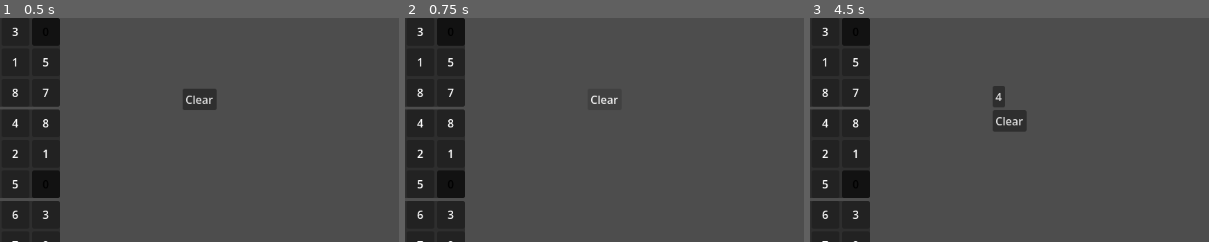
Above: before the commit, frames 1-3 (left to right).
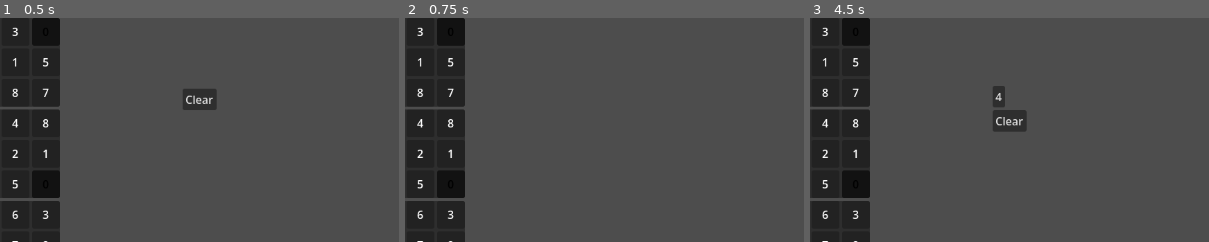
Above: after the commit, the same moments.

Repository: Tkach-Illia/Sudoku
Game: Godot game, scene res://scenes/main.tscn
Same seed, same stepped clock (60 frames per second), same inputs: the game is played once before the commit and once after it.
Inputs (mouse positions are % of the whole screen's width and height, from its top left):
- Up to frame 1 (0.5 s): no input
- Up to frame 2 (0.75 s): click "Clear" at 0.5 s
- Up to frame 3 (4.5 s): click (52, 18) at 1.25 s, where only the run before the commit has a clickable "Clear"; click (52, 18) at 2 s, where only the run before the commit has a clickable "Clear"; tap Enter at 2.75, 4.25 s; move the mouse to (2, 3) at 2.77 s; click (2, 3) at 2.92 s; tap Space at 3.5 s; move the mouse to (6, 3) at 3.52 s; click (6, 3) at 3.67 s; move the mouse to (9, 3) at 4.27 s; click (9, 3) at 4.42 s
The pictures show only the part of the screen within x 27-76%, y 0-50%; the shares and areas given below are measured in that part.

Frame 1 is identical in both runs. In frame 2, 0.1% of the frame differs, in the area x 46-54%, y 34-39%; in frame 3, nothing differs.
Error before the commit: Invalid access of index '0' on a base object of type: 'Array'. (res://scripts/main.gd:58)
Error after the commit: Invalid access of index '0' on a base object of type: 'Array'. (res://scripts/main.gd:62)

Commit message:
Added game end

Diff:
--- a/scripts/event_bus.gd
+++ b/scripts/event_bus.gd
@@ -7,3 +7,6 @@
 #Main - Kayboard communacation
 signal initCalcValidNumbers(pair: Array)
 signal returnValidNumbers(valid_numbers: Array)
+
+#Finisher
+signal gameEnded()
--- a/scripts/keyboard.gd
+++ b/scripts/keyboard.gd
@@ -9,6 +9,7 @@
 	EventBus.returnValidNumbers.connect(_fill_keyboard)
 
 func _show_self(_number: int, _coords:Array):
+	visible = true
 	for child in but_container.get_children():
 		but_container.remove_child(child)
 		child.queue_free()
@@ -27,7 +28,9 @@
 
 func button_pressed(_number: int):
 	EventBus.changeNumber.emit(_number, coords)
+	visible = false
 
 
 func _on_clear_pressed() -> void:
 	EventBus.changeNumber.emit(0, coords)
+	visible = false
--- a/scripts/main.gd
+++ b/scripts/main.gd
@@ -10,13 +10,17 @@
 var allowed_numbers: Array
 
 func _ready() -> void:
+	start_game(0.2)
+	EventBus.initCalcValidNumbers.connect(_getValidNumbers)
+	EventBus.changeNumber.connect(_changeNumber)
+	EventBus.gameEnded.connect(_gameEnded)
+
+func start_game(difficulty: float):
 	allowed_numbers = sudoku_gen.getAllowedNumbers()
 	board_numbers = sudoku_gen.fill_board()
-	board_numbers = sudoku_gen.init_board_for_game(board_numbers, 0.2)
+	board_numbers = sudoku_gen.init_board_for_game(board_numbers, difficulty)
 	var board_array = generate_board_array(board_numbers)
 	board_node.setup(board_array)
-	EventBus.initCalcValidNumbers.connect(_getValidNumbers)
-	EventBus.changeNumber.connect(_changeNumber)
 
 func generate_board_array(board_numbers: Array):
 	var board: Array[Array]
@@ -56,3 +60,8 @@
 
 func _changeNumber(new_number, coords):
 	board_numbers[coords[0]][coords[1]][coords[2]][coords[3]] = new_number
+	if sudoku_gen.check_for_win(board_numbers):
+		EventBus.gameEnded.emit()
+
+func _gameEnded():
+	print("YAY")
--- a/scripts/sudoku_generator.gd
+++ b/scripts/sudoku_generator.gd
@@ -134,3 +134,13 @@
 					if randf() <= difficulty:
 						new_board[i][j][k][l] = 0
 	return new_board
+
+
+func check_for_win(board: Array):
+	for i in board:
+		for j in i:
+			for k in j:
+				for l in k:
+					if l == 0:
+						return false
+	return true
